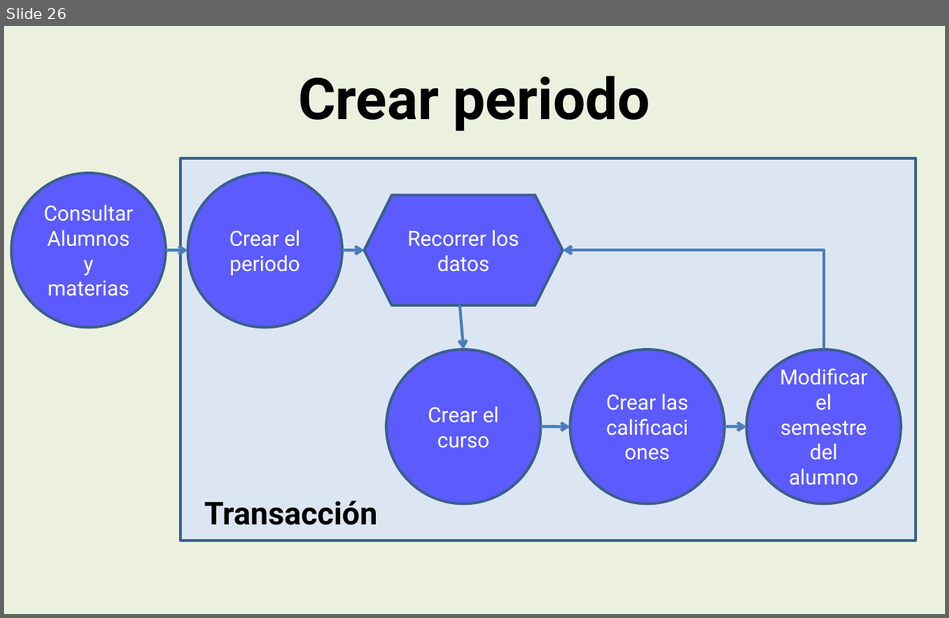
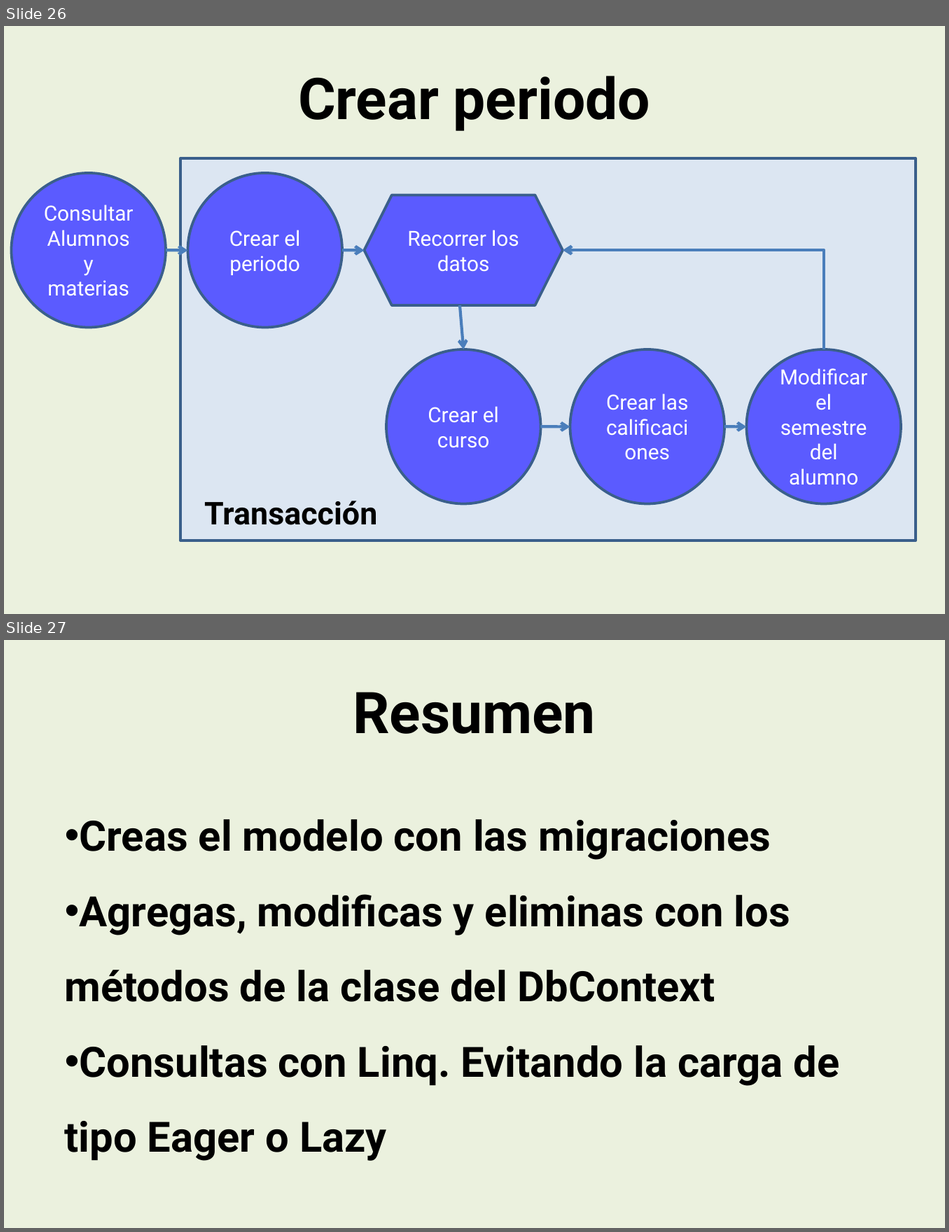
Before and after one commit to marclinux/CursoEF6, a slide deck: CursoEF6.pptx. Shown one above the other, each under a label of ours: slide 26 before the commit, slides 26 and 27 after it. The pictures are 949x618 and 949x1232 pixels, drawn with LibreOffice and Linux fonts; fonts in the diff are those of the drawing; background and template pictures are left out. Boxes give left, top, right and bottom in pixels: in the first picture for what was removed or moved away, otherwise in the second. Text is boxed around its words. In the diff, an @@ line names an element or a change of style, - is before the commit and + after.

Commit message:
Linq Agregar Periodo

```diff
--- a/CursoEF6.pptx
+++ b/CursoEF6.pptx
@@ slide 27 added at [4, 640, 945, 1228], background #EBF1DE @@
@@ title added at [353, 692, 596, 734], 44 pt, text #000000, bold @@
+Resumen
@@ text added at [65, 819, 840, 1161], 32 pt, text #000000, bold @@
+• Creas el modelo con las migraciones
+• Agregas, modificas y eliminas con los métodos de la clase del DbContext
+• Consultas con Linq. Evitando la carga de tipo Eager o Lazy
```
Also in this commit, not shown: 1 other slide added, 2 other files.
